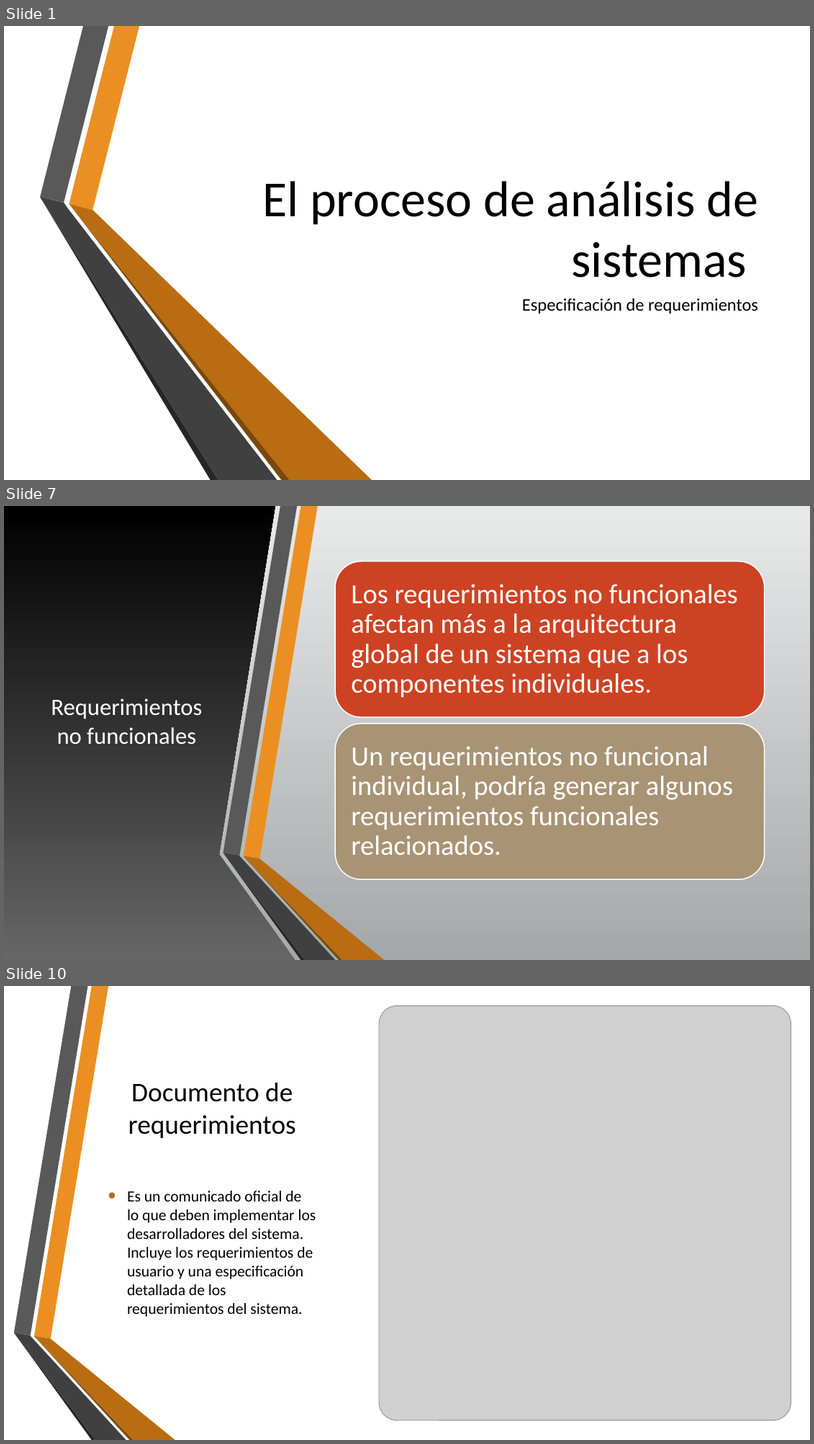
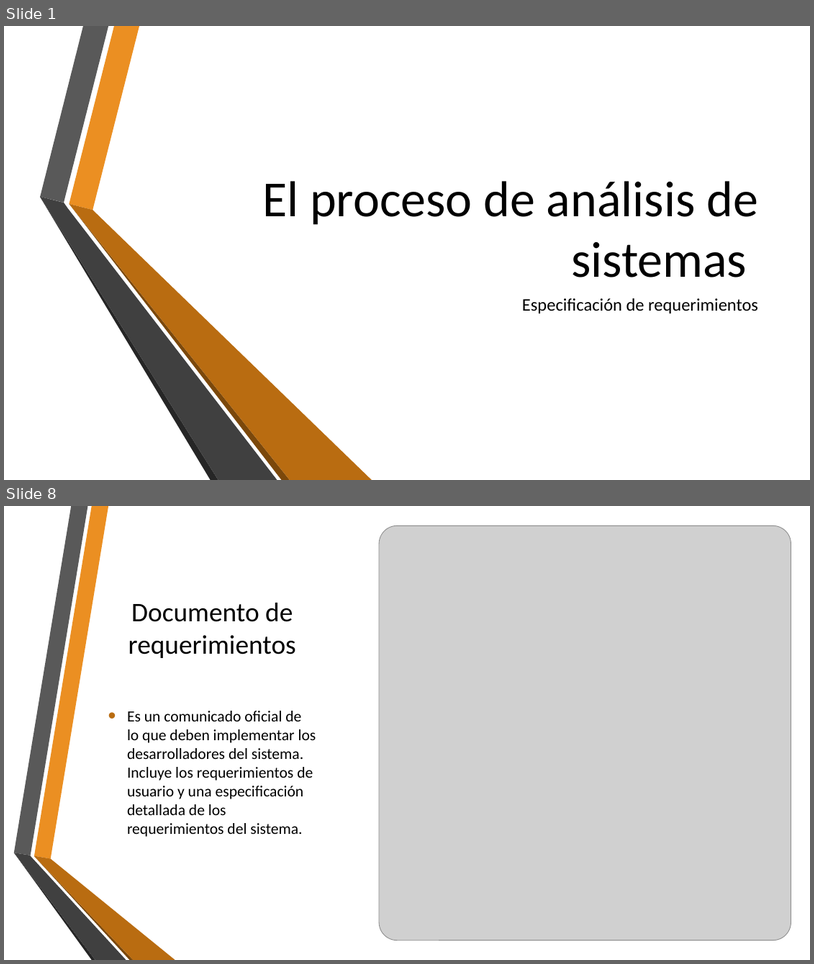
Before and after one commit to AryShared/SystemAnalysis, a slide deck: 2-2 Especificacion de requerimientos.pptx. Shown one above the other, each under a label of ours: slides 1, 7 and 10 before the commit, slides 1 and 8 after it; the slides between them are not shown. The pictures are 814x1444 and 814x964 pixels, drawn with LibreOffice and Linux fonts; fonts in the diff are those of the drawing; grey boxes stand for pictures; background and template pictures are left out. Boxes give left, top, right and bottom in pixels: in the first picture for what was removed or moved away, otherwise in the second. Text is boxed around its words. In the diff, an @@ line names an element or a change of style, - is before the commit and + after.

```diff
--- a/2-2 Especificacion de requerimientos.pptx
+++ b/2-2 Especificacion de requerimientos.pptx
@@ slide 7 removed at <box>4,506,810,960</box>, background gradient #E9EAEB to #A5A8A9; not listed: 6 template elements that a slide beside it also shows @@
@@ rectangle removed at <box>4,506,810,960</box> @@
@@ freeform shape removed at <box>4,506,296,960</box> @@
@@ title removed at <box>51,698,202,744</box> @@
-Requerimientos no funcionales
@@ group removed at <box>335,561,765,879</box>: 2 rounded rectangles, 2 texts @@
-Los requerimientos no funcionales afectan más a la arquitectura global de un sistema que a los componentes individuales.
-Un requerimientos no funcional individual, podría generar algunos requerimientos funcionales relacionados.
@@ group removed at <box>224,506,384,960</box>: 6 freeform shapes @@
@@ what was slide 10 is now slide 8 @@
```
Also in this commit, not shown: 2 slides changed, 1 slide added, 7 other slides removed, 6 other files.
